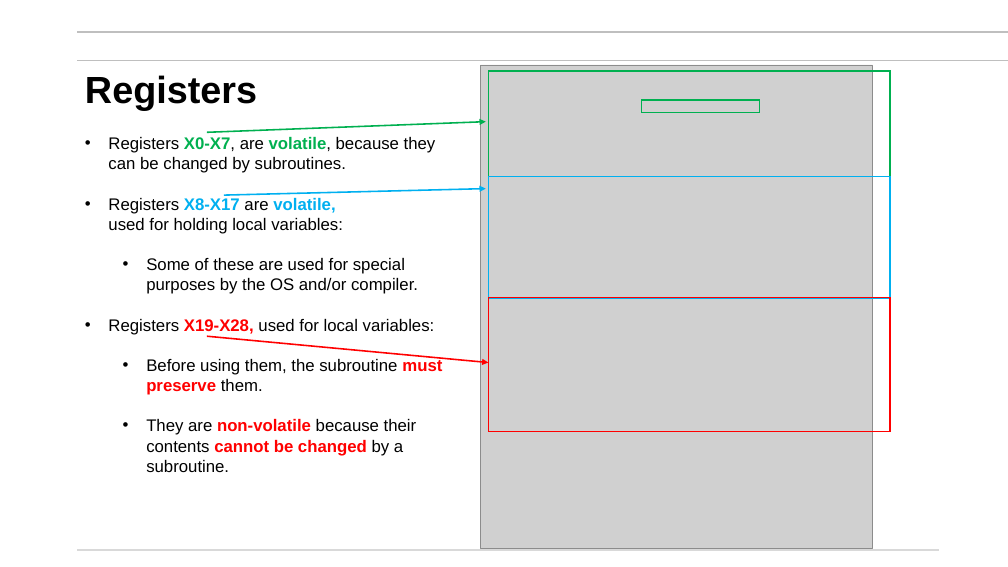
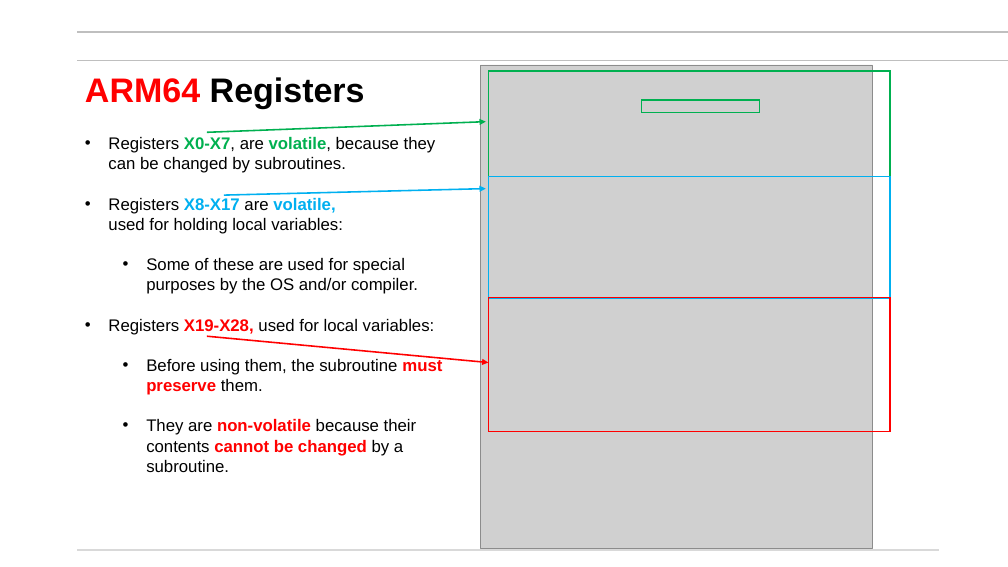
Before and after one commit to mikegrace2/CSEN20-Fall2026-Course-Website, a slide deck: slide 18 of Week10_64bitArmAndFinalPrep/ARM64Bit_V4.pptx (slide 15 before the commit). Drawn at 1008x567 pixels with LibreOffice and Linux fonts; fonts in the diff are those of the drawing; grey boxes stand for pictures; background and template pictures are left out. Boxes give left, top, right and bottom in pixels: in the first picture for what was removed or moved away, otherwise in the second. Text is boxed around its words. In the diff, an @@ line names an element or a change of style, - is before the commit and + after.

```diff
--- a/Week10_64bitArmAndFinalPrep/ARM64Bit_V4.pptx
+++ b/Week10_64bitArmAndFinalPrep/ARM64Bit_V4.pptx
@@ title at [85,77,365,109]: text changed; size 36 to 32.4 pt @@
-Registers
+ARM64 Registers
```
Also in this commit, not shown: 9 other slides changed, 12 slides added, 1 slide removed.
